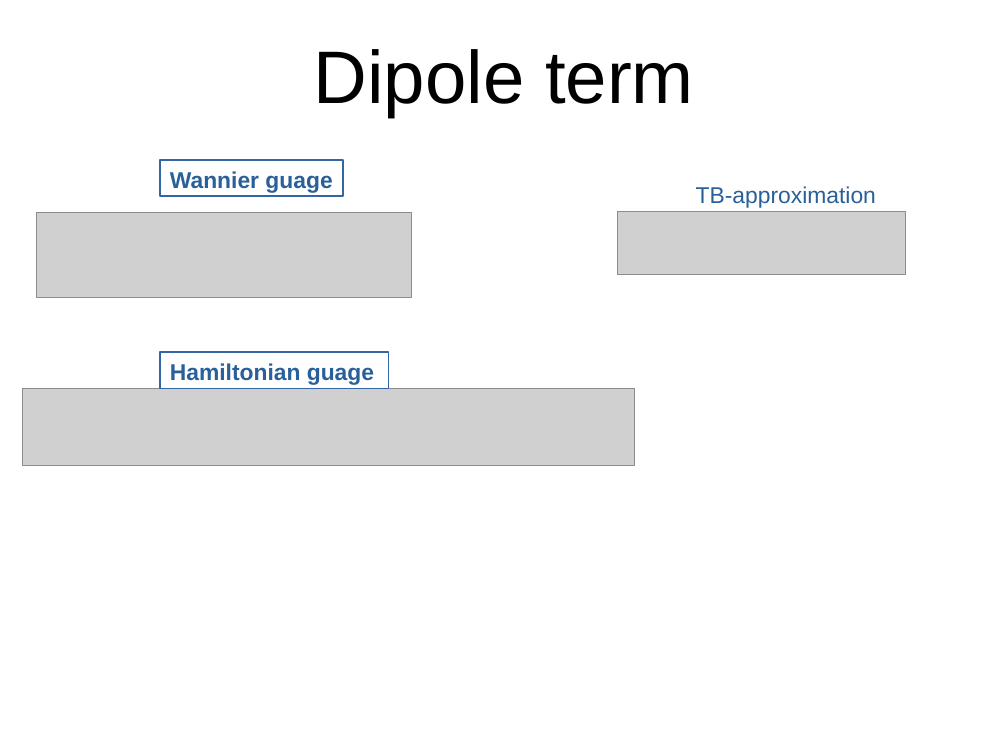
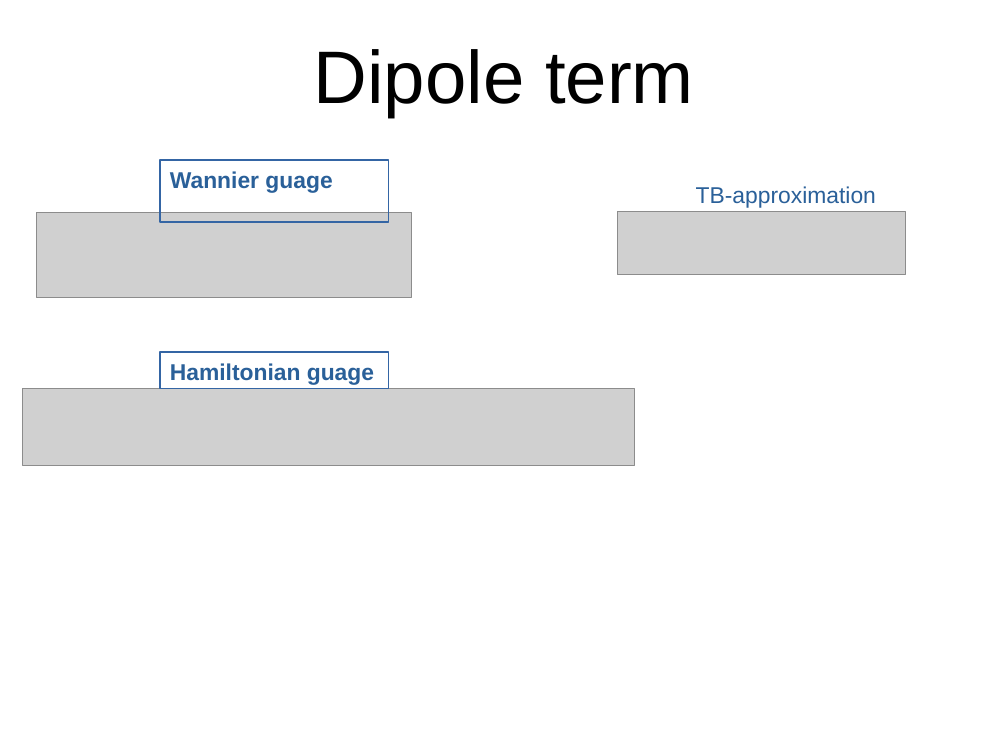
Before and after one commit to attacc/JuliaCodes, a slide deck: slide 6 of Presentation/some_slides_hhg.odp. Drawn at 1008x756 pixels with LibreOffice and Linux fonts; fonts in the diff are those of the drawing; grey boxes stand for pictures. Boxes give left, top, right and bottom in pixels: in the first picture for what was removed or moved away, otherwise in the second. Text is boxed around its words. In the diff, an @@ line names an element or a change of style, - is before the commit and + after.

```diff
--- a/Presentation/some_slides_hhg.odp
+++ b/Presentation/some_slides_hhg.odp
@@ rectangle "Wannier guage": place and size @@
-rectangle "Wannier guage" at (160, 160, 343, 197)
+rectangle "Wannier guage" at (160, 160, 389, 222)
```
Also in this commit, not shown: 1 other slide changed, 3 other files.
